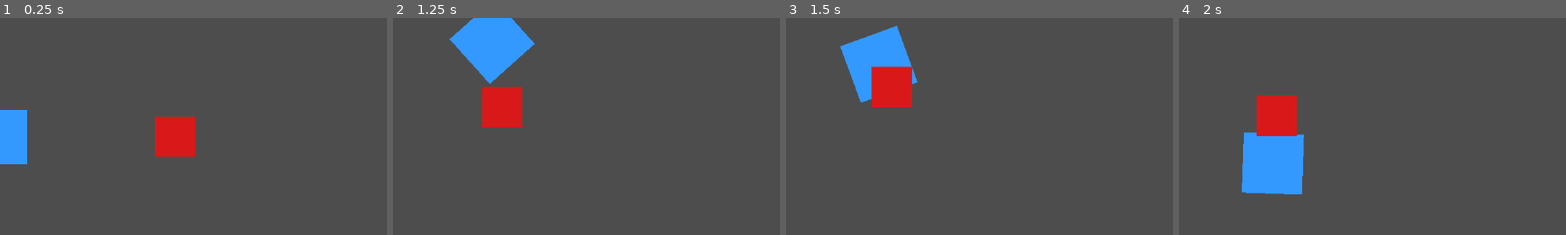
Above: before the commit, frames 1-4 (left to right).
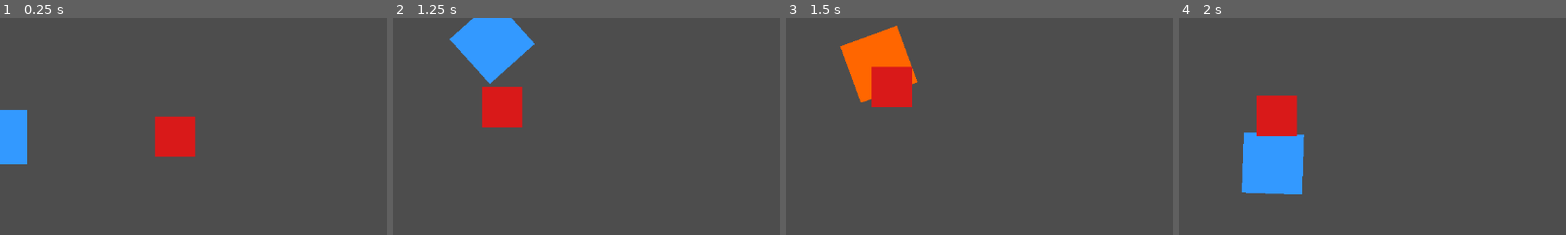
Above: after the commit, the same moments.

Repository: Telooss/420STROM
Game: Godot game, scene res://node_2d.tscn
Same seed, same stepped clock (60 frames per second), same inputs: the game is played once before the commit and once after it.
Inputs (mouse positions are % of the whole screen's width and height, from its top left):
- Up to frame 1 (0.25 s): no input
- Up to frame 2 (1.25 s): tap Enter at 0.5 s; move the mouse to (72, 45) at 0.52 s; hold D from 0.53 s (still down); hold Z from 0.53 s (still down); click (72, 45) at 0.67 s
- Up to frame 3 (1.5 s): move the mouse to (30, 55) at 1.27 s; release D at 1.28 s; release Z at 1.28 s; hold S from 1.28 s (still down); tap Q at 1.35 s
- Up to frame 4 (2 s): keep holding S
The pictures show only the part of the screen within x 50-100%, y 23-73%; the shares and areas given below are measured in that part.

Frames 1-2 are identical in both runs. In frame 3, 3.3% of the frame differs, in the area x 13-35%, y 3-39%; in frame 4, nothing differs.

Commit message:
fix: collision ennemi — cooldown + flash toujours visible
- Cooldown 0.5s pour éviter le spam de timers chaque frame
- Flash orange même quand combo = 0 (feedback toujours présent)

Co-Authored-By: Claude Sonnet 4.6 <noreply@anthropic.com>

Diff:
--- a/scripts/beat_controller.gd
+++ b/scripts/beat_controller.gd
@@ -27,6 +27,7 @@
 var _calib_phases: Array[float] = []
 var _last_phase: float = 0.0
 var _click_player: AudioStreamPlayer
+var _hit_cooldown: bool = false
 
 const BASE_COLOR  := Color(0.2, 0.6, 1.0, 1)
 const THUNK_COLOR := Color(1.0, 1.0, 1.0, 1)
@@ -221,13 +222,15 @@
 	player_rect.color = BASE_COLOR
 
 func on_enemy_contact() -> void:
-	if combo == 0:
-		return
+	if _hit_cooldown:
+		return
+	_hit_cooldown = true
 	combo = 0
 	combo_changed.emit(0)
 	player_rect.color = Color(1.0, 0.4, 0.0, 1)
-	await get_tree().create_timer(0.2).timeout
-	player_rect.color = BASE_COLOR
+	await get_tree().create_timer(0.5).timeout
+	player_rect.color = BASE_COLOR
+	_hit_cooldown = false
 
 func _make_click_stream() -> AudioStreamWAV:
 	# Génère un beep 880Hz de 60ms — même bus audio que la musique = même latence
